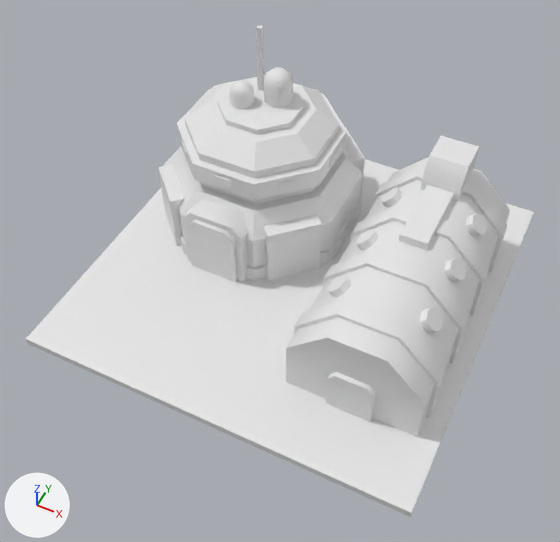
Renders of the FBX model Assets/_Project/Art/Models/Building/struct_Barracks_A_yup.fbx from each side of a commit.
Camera for both pictures: a 50 mm camera at (5.69, -12.46, 15.5) aimed at (0.14, -1.36, 1.63). The lights are fixed; the arrows at lower left show +X, +Y and +Z. The picture after the commit comes second. Where no turn or scale is listed for an object, it has been applied to the vertices.

The first picture shows 'struct_Barracks_A_yup'.
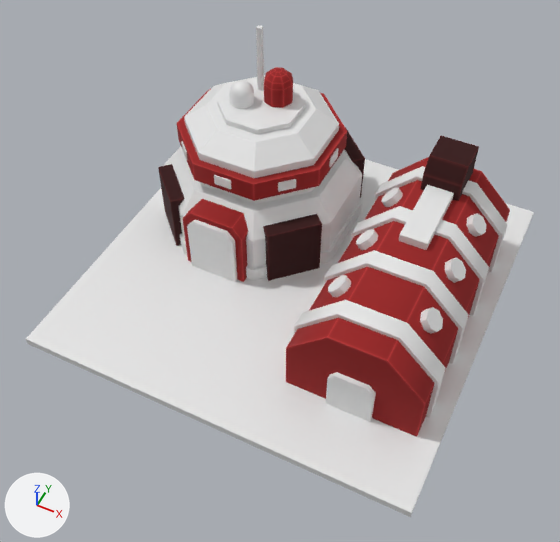
Commit message: Added color to actors

Where the newer file only moved an object's origin or applied its transform, the numbers keep the older frame.

Changed parts and their boxes [x1, y1, x2, y2] in the pictures (560 x 542 px):
part 1 of me_mesh, recoloured (white to red)
    both: [158, 67, 510, 435]
part 2 of me_mesh, recoloured (white to red)
    both: [286, 338, 425, 437]

The edits, one by one:
Picture 'txtr_canopus-iii_set01-red_diff.png' (img_txtr_canopus_iii_set01_red_diff_png) is new.
Material 'ActorColor' (mat_actorcolor) is new.
Its texture is img_txtr_canopus_iii_set01_red_diff_png.
Its roughness is 1.0.
Material 'ActorMaterial' (mat_actormaterial) is new.
Its base color is (0.8, 0.8, 0.8) (white #e7e7e7).
Its roughness is 0.4.
me_mesh has 520 vertices, 732 faces and spans x -5.0..5.0, y -5.0..5.0, z 0.0..5.56.
me_mesh is used by ob_struct_barracks_a_yup; location (0.0, 0.0, 0.0).
me_mesh part 1: 178 of the faces centred in x -4.21..4.49, y -1.09..4.01, z 0.65..4.65 switch from no material to mat_actorcolor (picture img_txtr_canopus_iii_set01_red_diff_png).
me_mesh part 2: 4 of the faces centred in x 1.57..3.41, y -3.28, z 0.65..2.18 switch from no material to mat_actorcolor (picture img_txtr_canopus_iii_set01_red_diff_png).
me_mesh gains material mat_actormaterial (white #e7e7e7).
